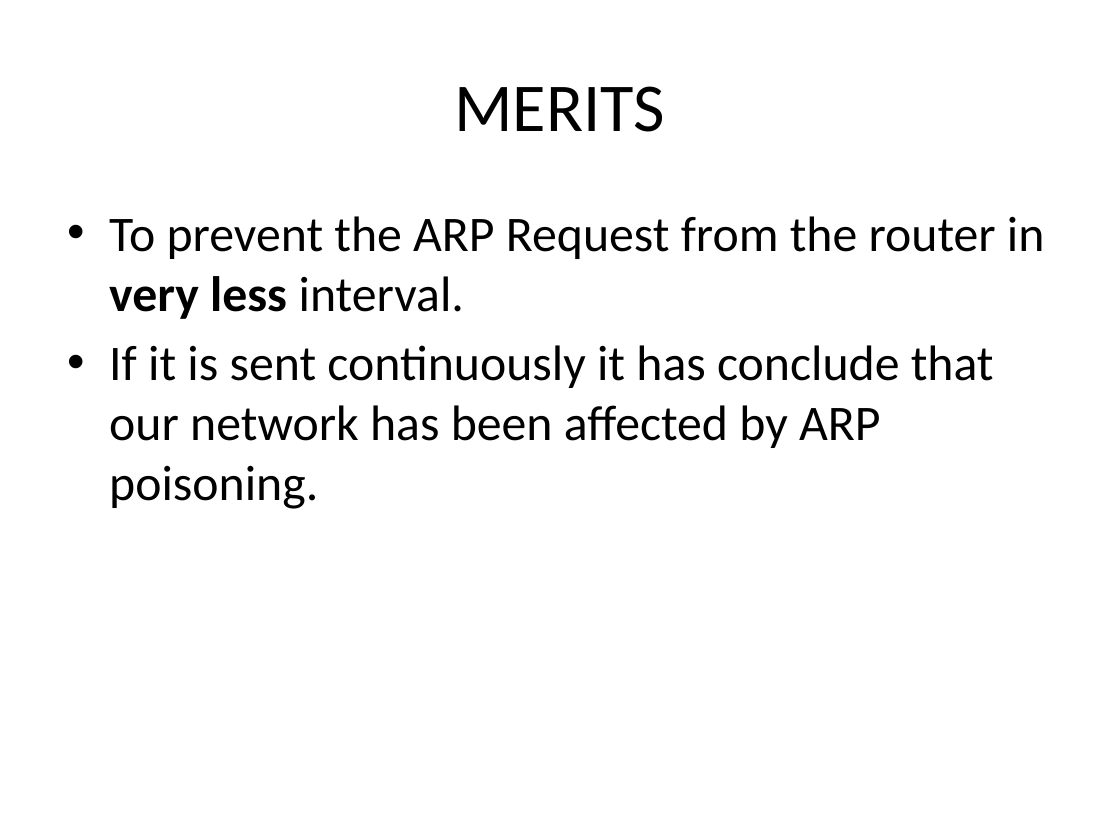
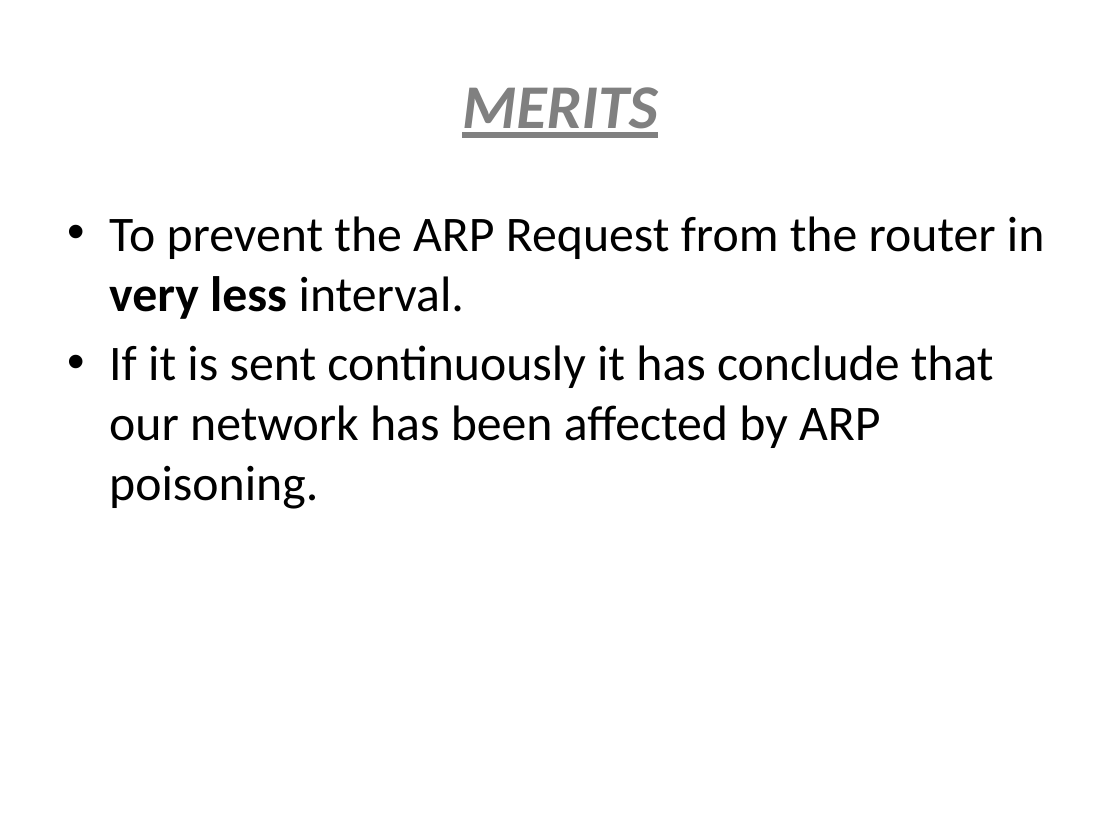
Before and after one commit to Musthafa2001/project-ppt, a slide deck: slide 7 of Dhatshana-batch.pptx. Drawn at 1120x840 pixels with LibreOffice and Linux fonts; fonts in the diff are those of the drawing. Boxes give left, top, right and bottom in pixels: in the first picture for what was removed or moved away, otherwise in the second. Text is boxed around its words. In the diff, an @@ line names an element or a change of style, - is before the commit and + after.

```diff
--- a/Dhatshana-batch.pptx
+++ b/Dhatshana-batch.pptx
@@ title "MERITS" at [462, 87, 658, 138]: size 44 to 40 pt, text colour #000000 to #808080, bold on, italic on, underline on @@
```
Also in this commit, not shown: 5 other slides changed, 1 slide removed.
